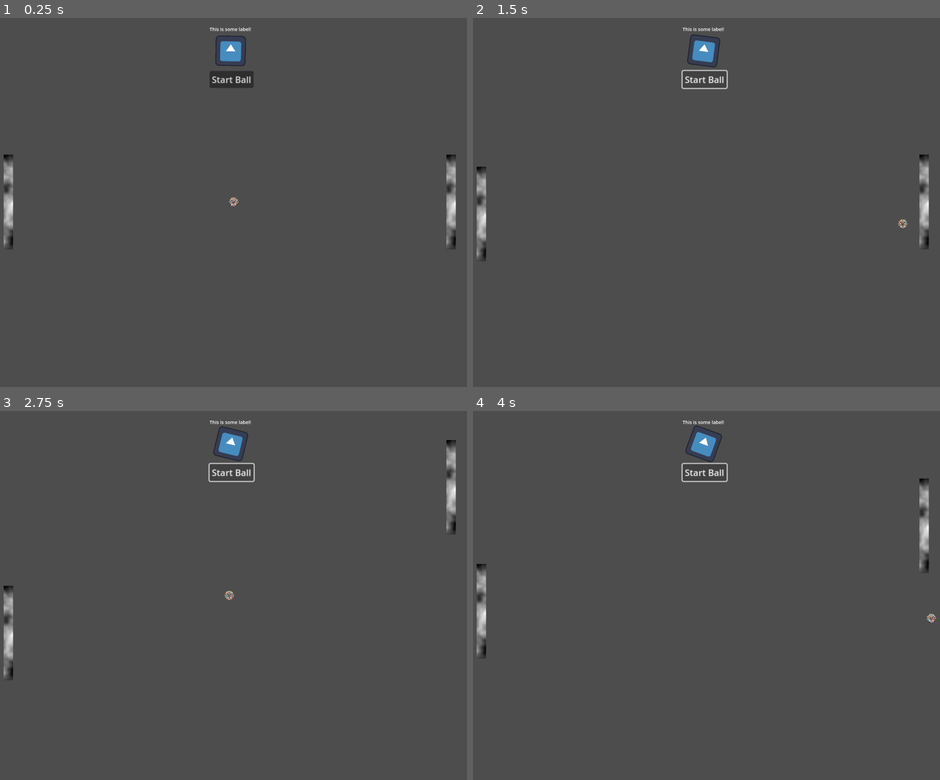
Above: before the commit, frames 1-4 (two rows, left to right).
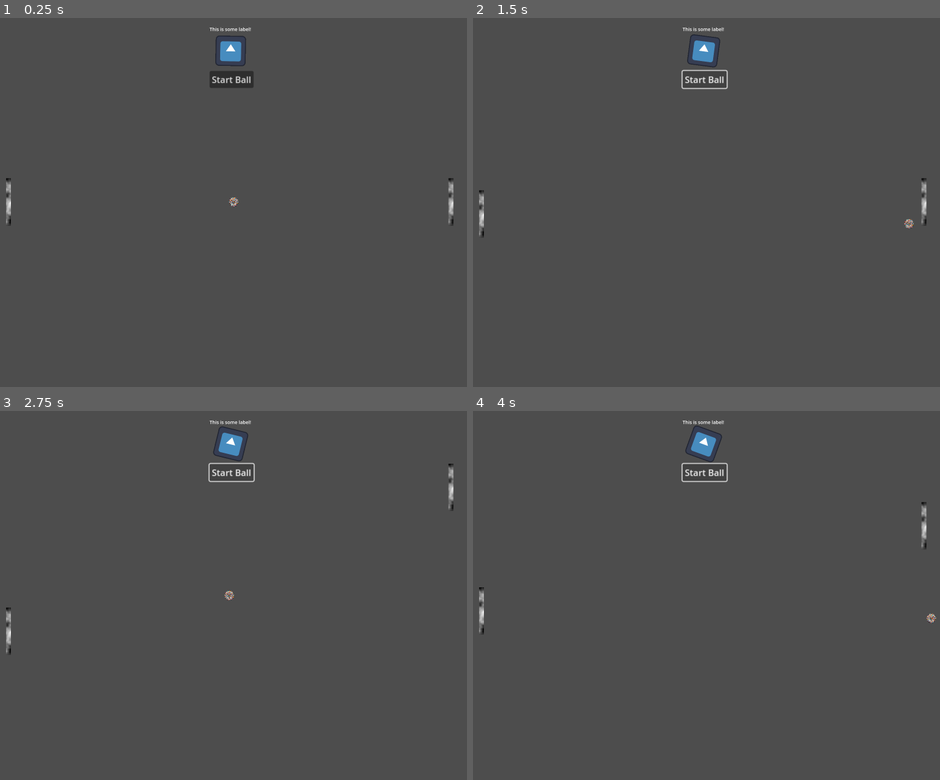
Above: after the commit, the same moments.

Repository: DanTulovsky/godot-game0
Game: Godot game, scene res://root.tscn
Two runs of this game, one before a commit and one after it. Both use one fixed random seed, a clock stepped at 60 frames per second and the inputs below. The engine's default icon, where the game draws it, is replaced by a stand-in: a white triangle on a blue panel in a dark square.
Inputs:
- Up to frame 1 (0.25 s): no input
- Up to frame 2 (1.5 s): click "Start Ball" at 0.5 s; click "Start Ball" at 1.25 s
- Up to frame 3 (2.75 s): tap Enter (ui_accept) at 2, 2.27 s; hold Up (ui_up) from 2.03 s (still down)
- Up to frame 4 (4 s): release Up (ui_up) at 2.78 s; hold Down (ui_down) 2.78-3.53 s; tap Enter (ui_accept) at 3.02 s; hold Up (ui_up) from 3.53 s (still down)

The runs differ from the first frame. In frame 1, 0.8% of the frame differs, in the area x 0-98%, y 36-63%; in frame 2, 0.9%, in the area x 0-98%, y 36-66%; in frame 3, 0.8%; in frame 4, 0.8%.

Commit message:
Refactor ball speed mechanics and adjust paddle scale in scene. Increased speed increase rate for the ball and modified paddle scale for better gameplay balance.

Diff:
--- a/ball.gd
+++ b/ball.gd
@@ -2,6 +2,7 @@
 
 @export var angular_speed: float = 20
 @export var speed: float = 1000
+@export var max_speed: float = 10000
 @export var speed_increase_rate: float = 10 # Speed increase per second
 @export var paddle_influence: float = 0.3 # Controls how much paddle movement affects the ball's bounce
 
@@ -44,6 +45,7 @@
 func _physics_process(delta):
 	# Increase speed over time
 	current_speed += speed_increase_rate * delta
+	current_speed = clamp(current_speed, 0, max_speed)
 
 	var collision = move_and_collide(velocity * delta)
 
--- a/root.tscn
+++ b/root.tscn
@@ -32,13 +32,13 @@
 
 [node name="paddle0" parent="." groups=["paddles"] instance=ExtResource("3_jnlp7")]
 position = Vector2(1960, 778)
-scale = Vector2(4, 4)
+scale = Vector2(2, 2)
 script = ExtResource("4_28aoi")
 is_player = true
 
 [node name="paddle1" parent="." groups=["paddles"] instance=ExtResource("3_jnlp7")]
 position = Vector2(92, 778)
-scale = Vector2(4, 4)
+scale = Vector2(2, 2)
 script = ExtResource("4_28aoi")
 
 [node name="Ball" parent="." instance=ExtResource("5_jnlp7")]
